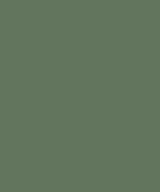
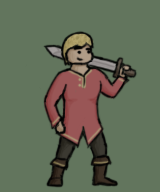
Layer changes from the first w=160, h=192 image to the second:
showed group "Prince" (4 layers) over [40, 30, 138, 188]
